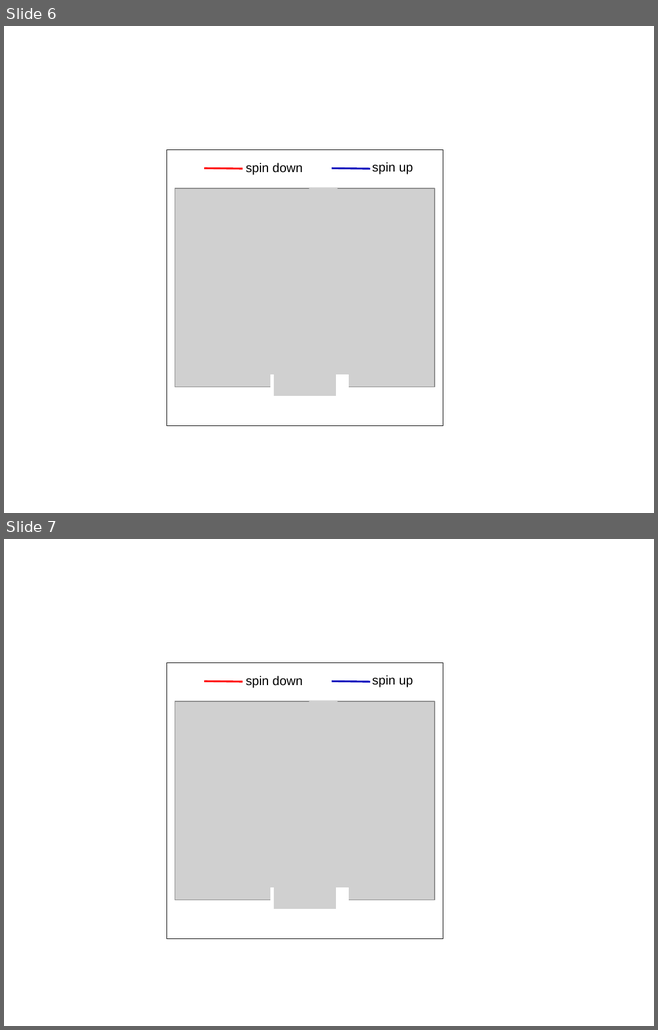
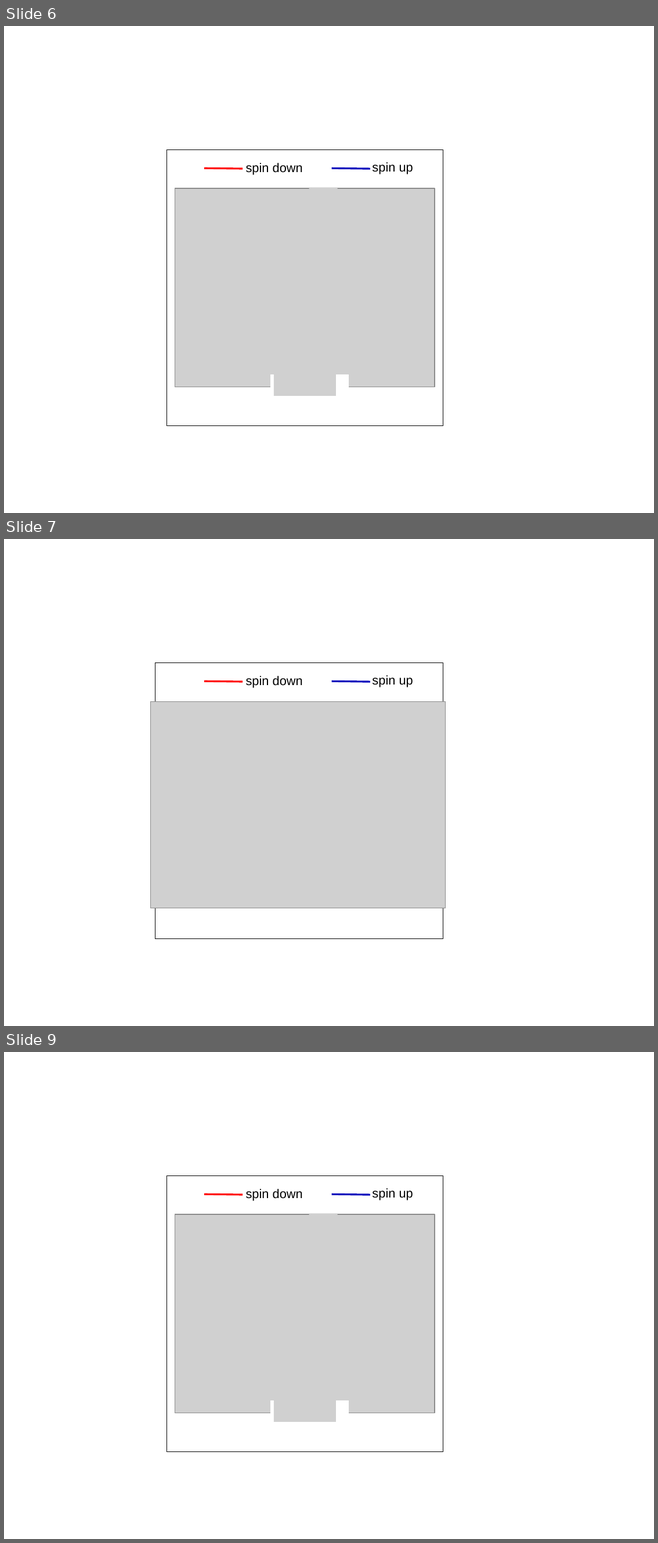
Before and after one commit to nakosai/skyrmion-ysr, a slide deck: Figures/Figures.pptx. Shown one above the other, each under a label of ours: slides 6 and 7 before the commit, slides 6, 7 and 9 after it; the slides between them are not shown. The pictures are 658x1030 and 658x1543 pixels, drawn with LibreOffice and Linux fonts; fonts in the diff are those of the drawing; grey boxes stand for pictures. Boxes give left, top, right and bottom in pixels: in the first picture for what was removed or moved away, otherwise in the second. Text is boxed around its words. In the diff, an @@ line names an element or a change of style, - is before the commit and + after.

```diff
--- a/Figures/Figures.pptx
+++ b/Figures/Figures.pptx
@@ slide 7 added at (x1=4, y1=539, x2=654, y2=1026), background #FFFFFF @@
@@ rectangle added at (x1=155, y1=663, x2=442, y2=939), outline #000000 0.74 pt @@
@@ text added at (x1=246, y1=676, x2=303, y2=688), 14 pt, text #000000 @@
+spin down
@@ text added at (x1=372, y1=675, x2=413, y2=687), 14 pt, text #000000 @@
+spin up
@@ line added from (204, 681) to (242, 682), #FF0000 2 pt @@
@@ line added from (331, 681) to (370, 682), #0404BC 2 pt @@
@@ picture added at (x1=150, y1=701, x2=445, y2=908) @@
@@ what was slide 7 is now slide 9 @@
```
Also in this commit, not shown: 1 other slide added, 5 other files.
